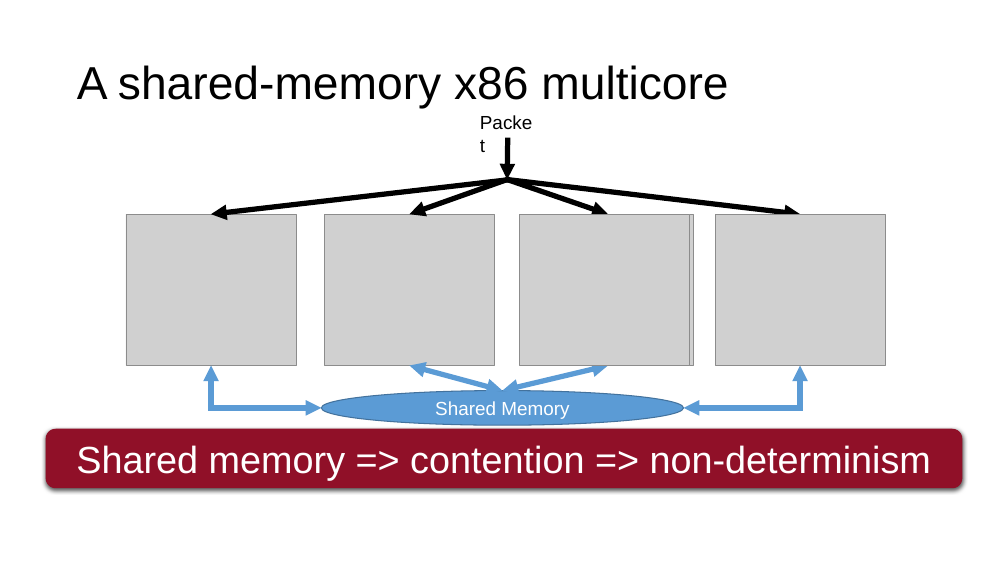
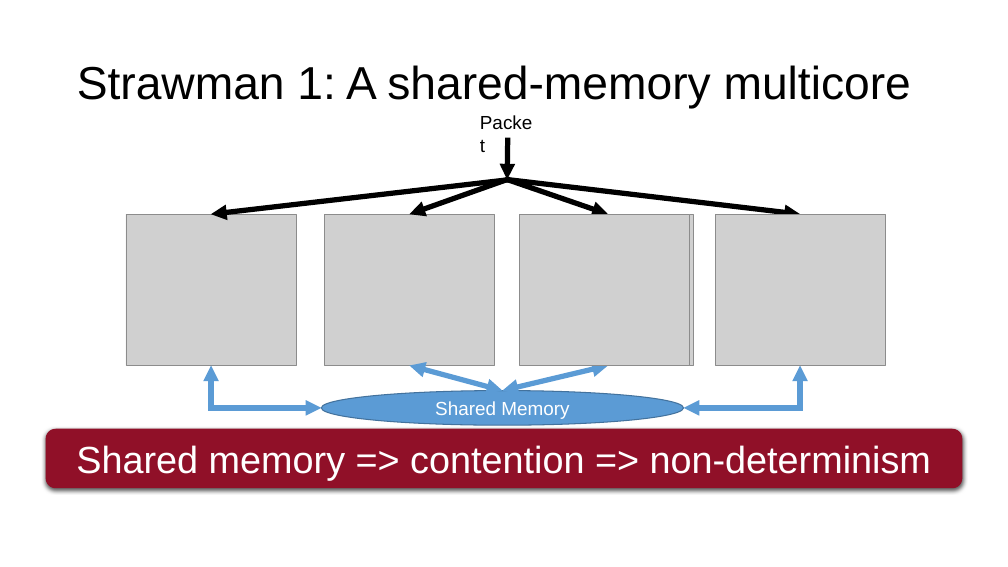
Before and after one commit to anirudhSK/pifo-domino-marple-ppts, a slide deck: slide 30 of combined_domino_pifo.pptx. Drawn at 1008x567 pixels with LibreOffice and Linux fonts; fonts in the diff are those of the drawing; grey boxes stand for pictures. Boxes give left, top, right and bottom in pixels: in the first picture for what was removed or moved away, otherwise in the second. Text is boxed around its words. In the diff, an @@ line names an element or a change of style, - is before the commit and + after.

```diff
--- a/combined_domino_pifo.pptx
+++ b/combined_domino_pifo.pptx
@@ title at (x1=77, y1=65, x2=911, y2=109): text changed @@
-A shared-memory x86 multicore
+Strawman 1: A shared-memory multicore
```
Also in this commit, not shown: 4 other slides changed.
